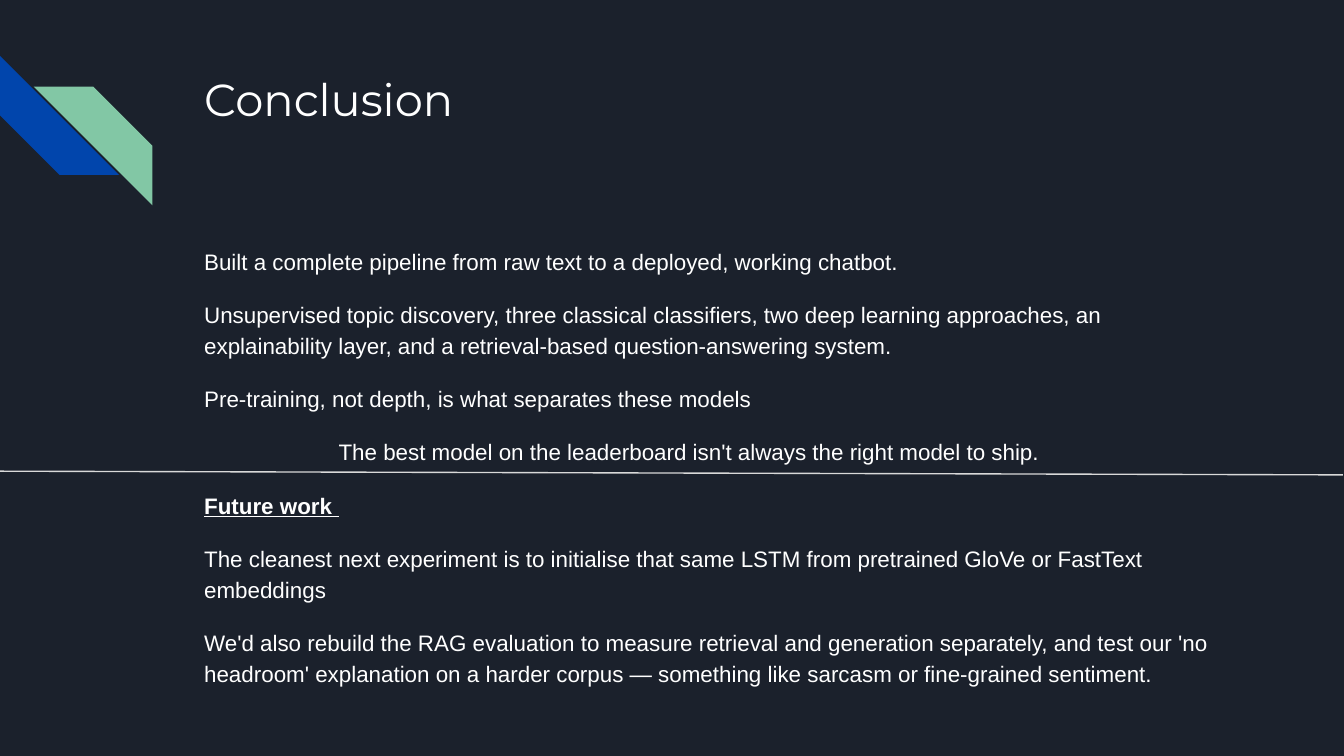
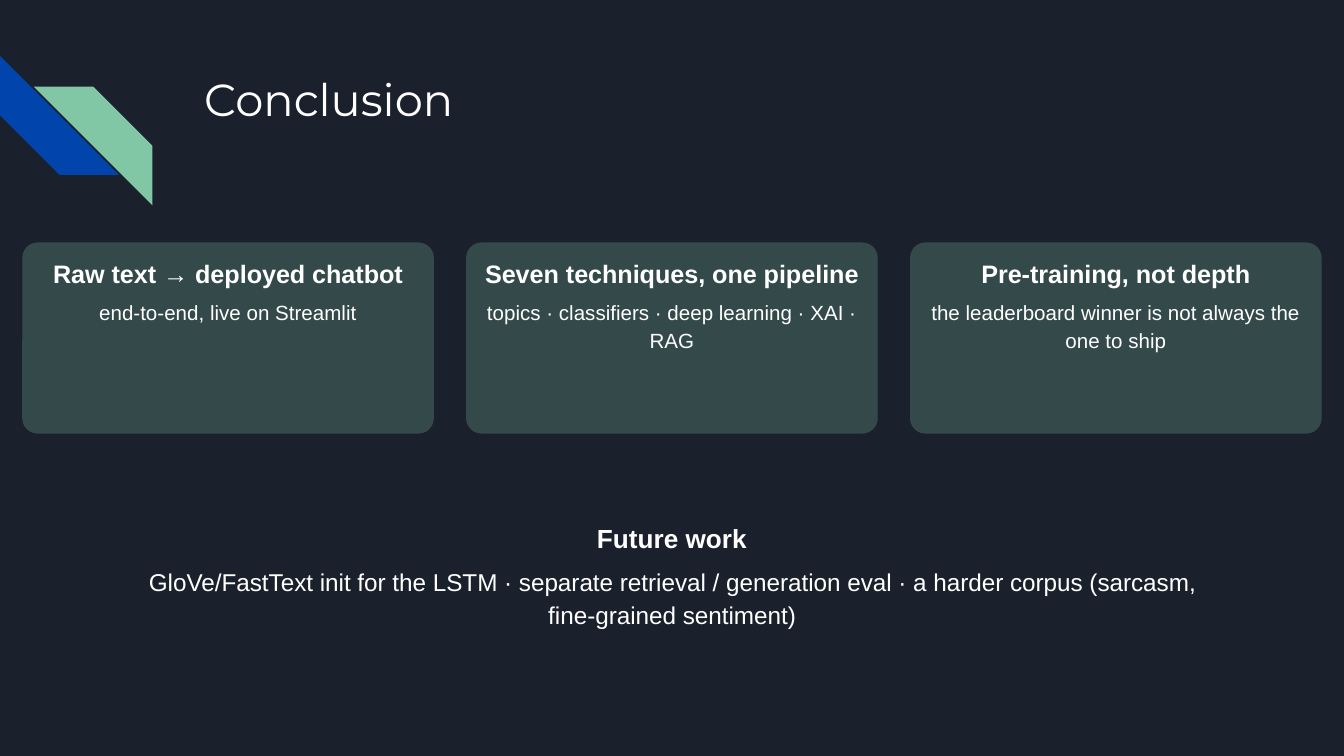
Before and after one commit to Geoanto8043/itc6110-nlp-project, a slide deck: slide 15 of report/NLP BBC Project .pptx (slide 14 before the commit). Drawn at 1344x756 pixels with LibreOffice and Linux fonts; fonts in the diff are those of the drawing. Boxes give left, top, right and bottom in pixels: in the first picture for what was removed or moved away, otherwise in the second. Text is boxed around its words. In the diff, an @@ line names an element or a change of style, - is before the commit and + after.

```diff
--- a/report/NLP BBC Project .pptx
+++ b/report/NLP BBC Project .pptx
@@ rounded rectangle added at [23,242,434,433], fill #82C7A5 at 25% opacity, 11 pt, text #FFFFFF @@
+Raw text → deployed chatbot
+end-to-end, live on Streamlit
@@ text removed at [204,253,1207,687] @@
-Built a complete pipeline from raw text to a deployed, working chatbot.
-Unsupervised topic discovery, three classical classifiers, two deep learning approaches, an explainability layer, and a retrieval-based question-answering system.
-Pre-training, not depth, is what separates these models
-The best model on the leaderboard isn't always the right model to ship.
-Future work
-The cleanest next experiment is to initialise that same LSTM from pretrained GloVe or FastText embeddings
-We'd also rebuild the RAG evaluation to measure retrieval and generation separately, and test our 'no headroom' explanation on a harder corpus — something like sarcasm or fine-grained sentiment.
@@ rounded rectangle added at [466,242,878,433], fill #82C7A5 at 25% opacity, 11 pt, text #FFFFFF @@
+Seven techniques, one pipeline
+topics · classifiers · deep learning · XAI · RAG
@@ rounded rectangle added at [910,242,1321,433], fill #82C7A5 at 25% opacity, 11 pt, text #FFFFFF @@
+Pre-training, not depth
+the leaderboard winner is not always the one to ship
@@ line removed from (1343, 474) to (0, 472) @@
@@ text added at [149,529,1195,629], 13 pt, text #FFFFFF @@
+Future work
+GloVe/FastText init for the LSTM · separate retrieval / generation eval · a harder corpus (sarcasm, fine-grained sentiment)
```
Also in this commit, not shown: 4 other slides changed, 3 slides added, 2 slides removed, 3 other files.
